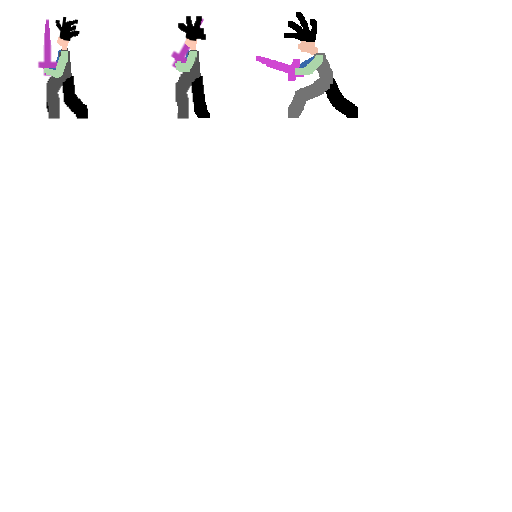
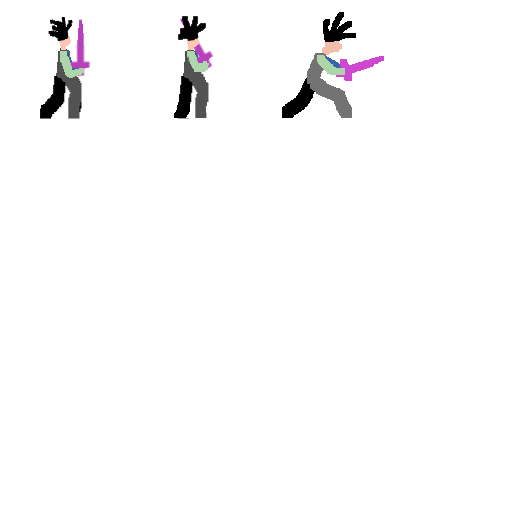
Layered file, before and after one edit (w=512, h=512). Changes by layer:
painted on "Pasted Layer" over [256, 12, 384, 118]
painted on "atk #1" over [170, 16, 214, 118]
painted on "Idle" over [37, 16, 91, 119]
